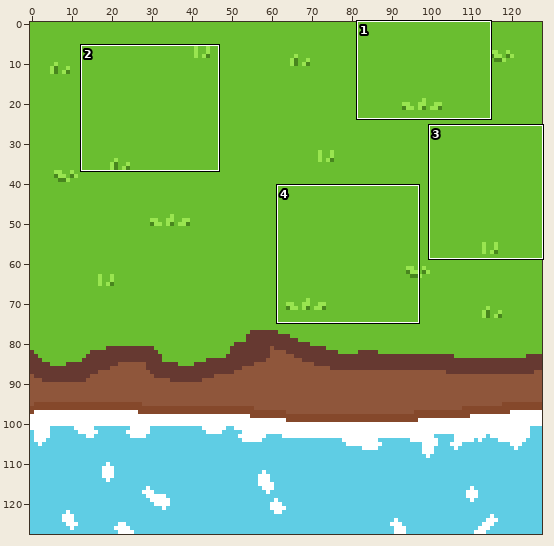
Pixel-art file: Arthorio The Frog/Grass, Rocks, Bush etc/some ambiance .ase. Above, an overview of the earlier version with the close-up marked.
Close-up. Old version:
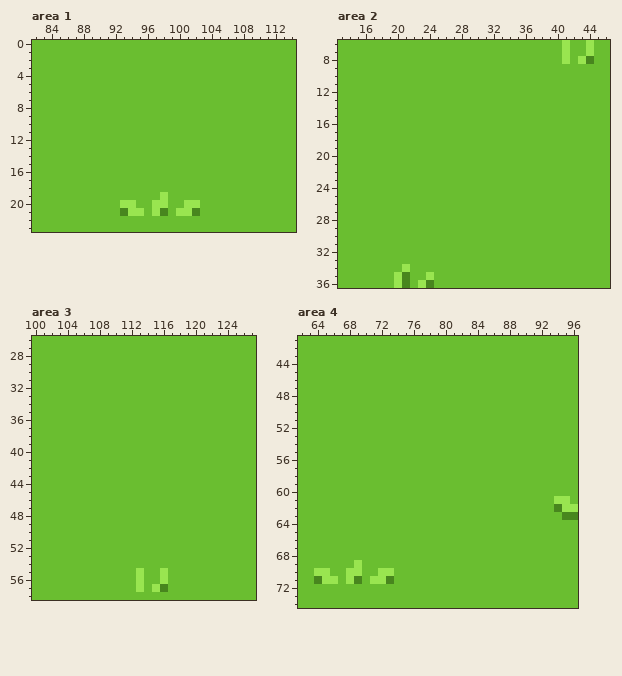
128x128 pixels, 1 frame. Shown: area 1: x 82..114, y 0..23; area 2: x 13..46, y 6..36; area 3: x 100..127, y 26..58; area 4: x 62..96, y 41..74.
After the commit:
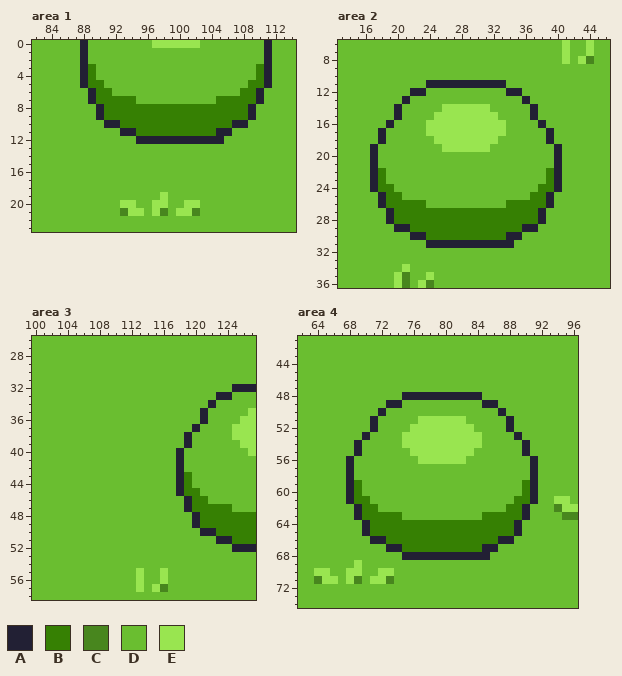
Palette (. is transparent): A #222034  B #368003  C #48861e  D #6abe30  E #99e550
From the commit log: Added a bush need improvement
The edit:
layer "bush" added
Changed rows in their new state; - is an unchanged pixel.
Area 1, layer "bush":
first column x 88:
 0 A--------EEEEEE--------A
 1 A----------------------A
 2 A----------------------A
 3 AB--------------------BA
 4 AB--------------------BA
 5 ABB------------------BBA
 6 -ABB----------------BBA-
 7 -ABBBBB----------BBBBBA-
 8 --ABBBBBBBBBBBBBBBBBBA--
 9 --ABBBBBBBBBBBBBBBBBBA--
10 ---AABBBBBBBBBBBBBBAA---
11 -----AABBBBBBBBBBAA-----
12 -------AAAAAAAAAAA------
Area 2, layer "bush":
first column x 17:
11 -------AAAAAAAAAA-------
12 -----AA----------AA-----
13 ----A--------------A----
14 ---A-----EEEEEE-----A---
15 ---A----EEEEEEEE----A---
16 --A----EEEEEEEEEE----A--
17 -A-----EEEEEEEEEE-----A-
18 -A------EEEEEEEE------A-
19 A--------EEEEEE--------A
20 A----------------------A
21 A----------------------A
22 AB--------------------BA
23 AB--------------------BA
24 ABB------------------BBA
25 -ABB----------------BBA-
26 -ABBBBB----------BBBBBA-
27 --ABBBBBBBBBBBBBBBBBBA--
28 --ABBBBBBBBBBBBBBBBBBA--
29 ---AABBBBBBBBBBBBBBAA---
30 -----AABBBBBBBBBBAA-----
31 -------AAAAAAAAAAA------
Area 3, layer "bush":
first column x 118:
32 -------AAA
33 -----AA---
34 ----A-----
35 ---A-----E
36 ---A----EE
37 --A----EEE
38 -A-----EEE
39 -A------EE
40 A--------E
41 A---------
42 A---------
43 AB--------
44 AB--------
45 ABB-------
46 -ABB------
47 -ABBBBB---
48 --ABBBBBBB
49 --ABBBBBBB
50 ---AABBBBB
51 -----AABBB
52 -------AAA
Area 4, layer "bush":
first column x 68:
48 -------AAAAAAAAAA-------
49 -----AA----------AA-----
50 ----A--------------A----
51 ---A-----EEEEEE-----A---
52 ---A----EEEEEEEE----A---
53 --A----EEEEEEEEEE----A--
54 -A-----EEEEEEEEEE-----A-
55 -A------EEEEEEEE------A-
56 A--------EEEEEE--------A
57 A----------------------A
58 A----------------------A
59 AB--------------------BA
60 AB--------------------BA
61 ABB------------------BBA
62 -ABB----------------BBA-
63 -ABBBBB----------BBBBBA-
64 --ABBBBBBBBBBBBBBBBBBA--
65 --ABBBBBBBBBBBBBBBBBBA--
66 ---AABBBBBBBBBBBBBBAA---
67 -----AABBBBBBBBBBAA-----
68 -------AAAAAAAAAAA------
Changed places in both close-ups, as pixel boxes (x1, y1, x2, y2):
changed: (80, 40, 272, 144)
changed: (370, 80, 562, 248)
changed: (176, 384, 256, 552)
changed: (346, 392, 538, 560)
